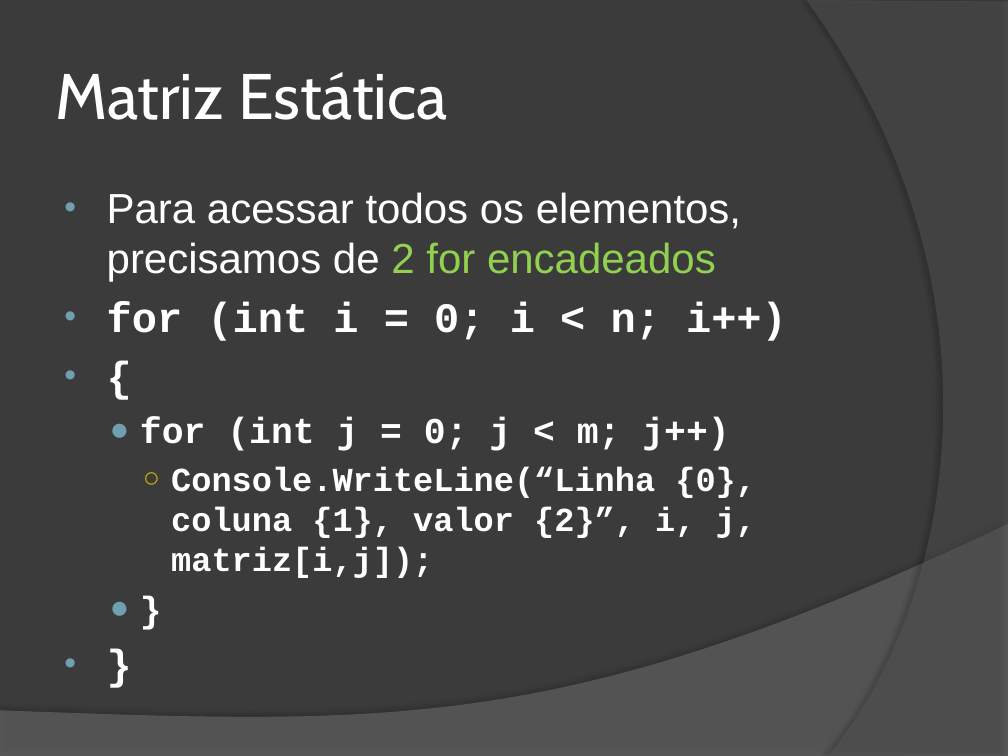
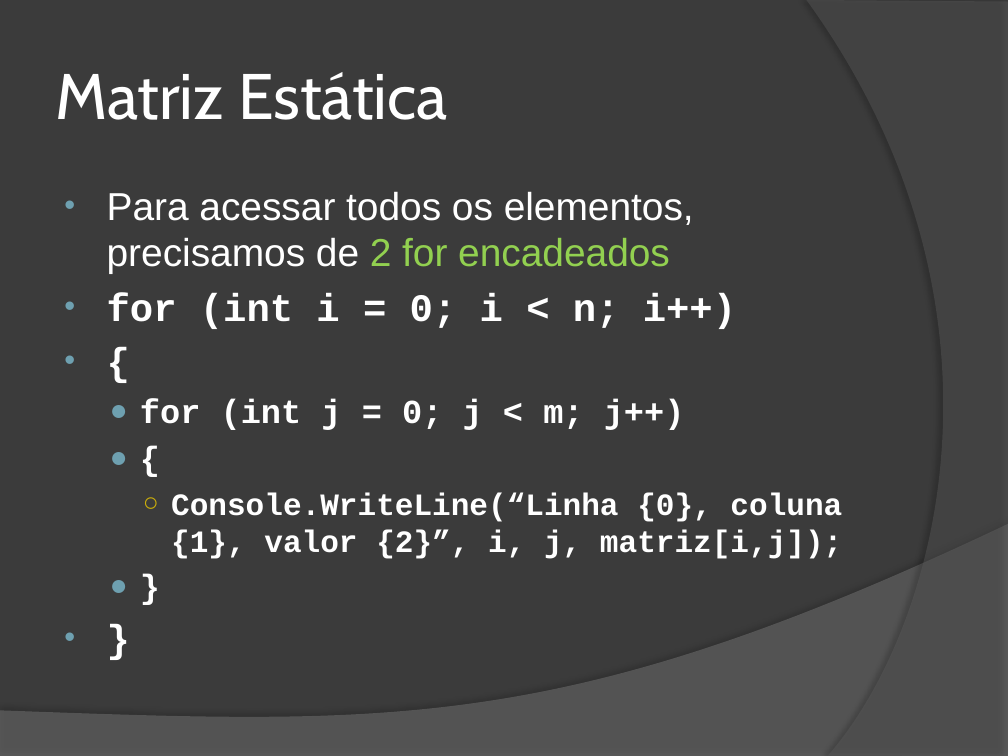
Before and after one commit to wind39/wind39.github.io, a slide deck: slide 9 of curso/modulo1capitulo6.pptx. Drawn at 1008x756 pixels with LibreOffice and Linux fonts; fonts in the diff are those of the drawing. Boxes give left, top, right and bottom in pixels: in the first picture for what was removed or moved away, otherwise in the second. Text is boxed around its words. In the diff, an @@ line names an element or a change of style, - is before the commit and + after.

```diff
--- a/curso/modulo1capitulo6.pptx
+++ b/curso/modulo1capitulo6.pptx
@@ text at box(107, 191, 842, 559): paragraph added @@
+  ● {
@@ text at box(107, 191, 842, 559): size 30 to 27.8 pt in "Para acessar todos os elementos, precisamos de ...", "for (int i = 0; i < ...", "{", "}"; size 26 to 24.1 pt in "for (int j = 0; j < ...", "}"; size 24 to 22.2 pt in "Console.WriteLine(“Linha {0}, coluna {1}, valor {2}”, i, ..." @@
```
Also in this commit, not shown: 2 other slides changed, 2 other files.
